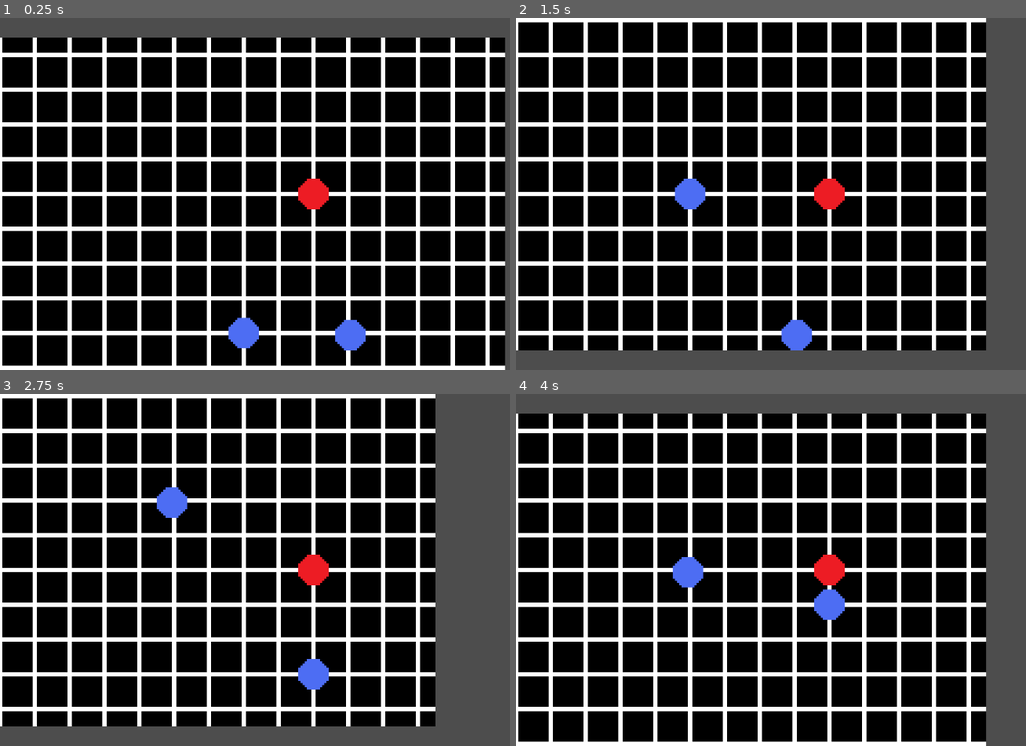
Above: before the commit, frames 1-4 (two rows, left to right).
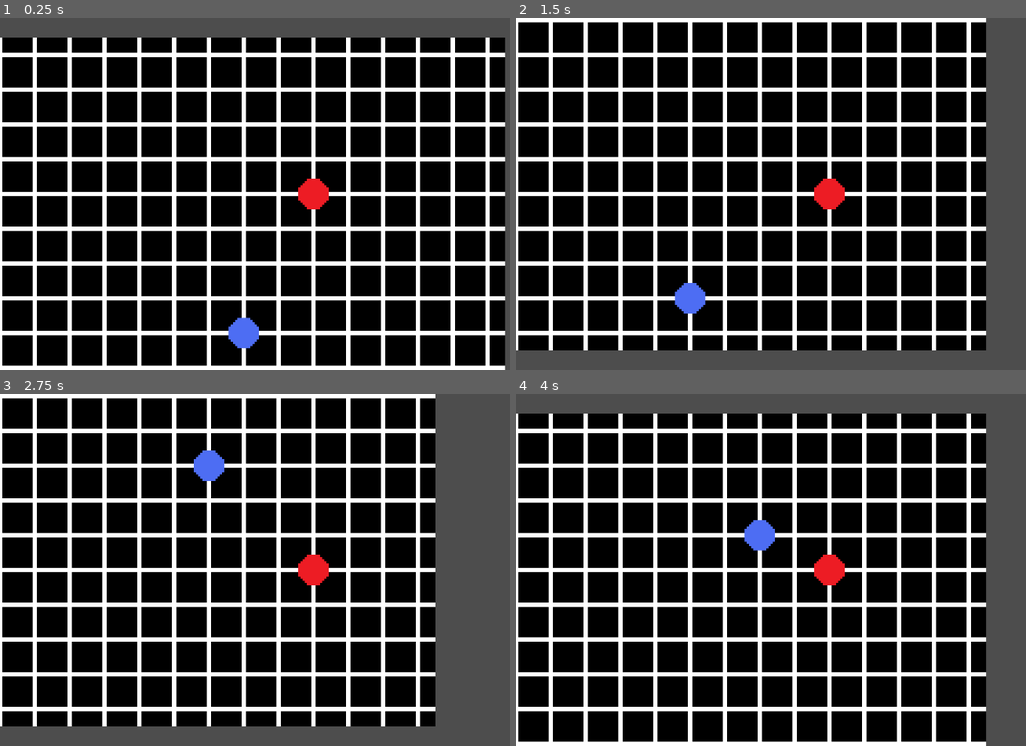
Above: after the commit, the same moments.

Repository: loheesong/origin-godot
Game: Godot game, scene res://scenes/play_area.tscn
The game is run twice, just before and just after one commit, with the same random seed, the same clock (stepped at 60 frames per second) and the same inputs.
Inputs:
- Up to frame 1 (0.25 s): no input
- Up to frame 2 (1.5 s): tap Enter at 0.5 s; hold D (move_right) 0.53-1.28 s; tap N at 0.6 s; hold S (move_down) from 1.28 s (still down); tap M at 1.35 s
- Up to frame 3 (2.75 s): release S (move_down) at 2.03 s; hold D (move_right) from 2.03 s (still down); tap N at 2.1 s
- Up to frame 4 (4 s): release D (move_right) at 2.78 s; hold W (move_up) 2.78-3.53 s; tap M at 2.85 s; hold A (move_left) from 3.53 s (still down); tap N at 3.6 s

The runs differ from the first frame. In frame 1, 0.4% of the frame differs, in the area x 65-72%, y 85-95%; in frame 2, 1.3%, in the area x 31-59%, y 45-95%; in frame 3, 1.3%; in frame 4, 1.3%.

Commit message:
fixed movement speed of enemy

Diff:
--- a/scenes/play_area.tscn
+++ b/scenes/play_area.tscn
@@ -44,9 +44,6 @@
 
 [node name="Enemy" parent="." groups=["enemies"] instance=ExtResource("2_m2deh")]
 position = Vector2(-24, 72)
-
-[node name="Enemy2" parent="." groups=["enemies"] instance=ExtResource("2_m2deh")]
-position = Vector2(25, 73)
 grid_size = 16
 
 [connection signal="enemy_turn_started" from="." to="Enemy" method="_on_enemy_turn_started"]
